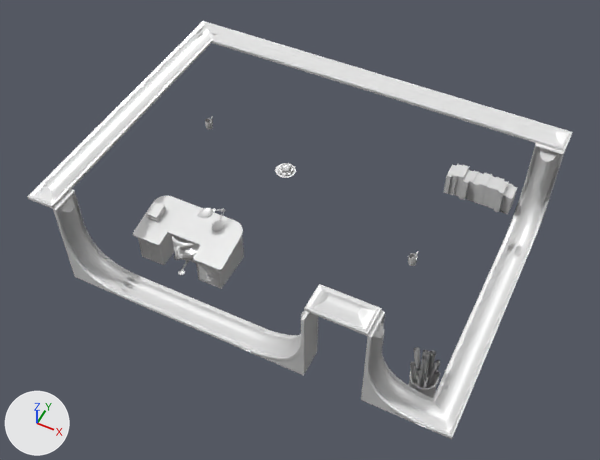
Two versions of the glTF model www/models/iso_scenes/37.glb, one commit apart.
Rendered twice from a 50 mm camera at (16.29, -22.85, 24.48) aimed at (7.51, -5.28, 2.52). Arrows for +X, +Y and +Z are at lower left; the lights stay in place. Where no turn or scale is listed for an object, it has been applied to the vertices. Vertices at the same position are counted once.

In view in the first picture: 'colored', 'textured_6d60ae53'.
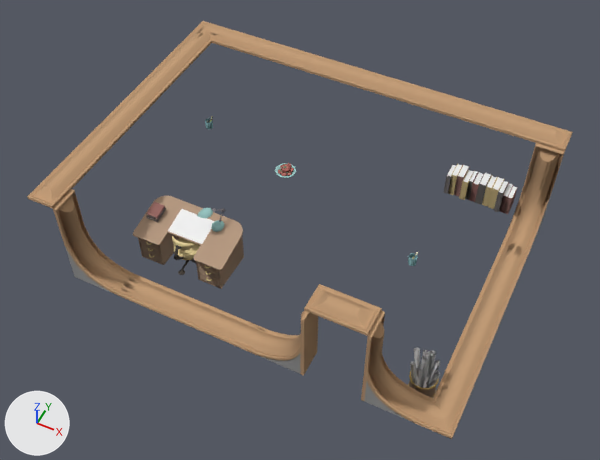
Location of each change, (x1, y1, x2, y2) in pixels of the pictures (600 x 460 px; the box of a moved part takes in the faces that stretch with it):
'colored', surface changed (white to brown)
    both: (27, 21, 573, 439)
part 1 of me_mesh_0, moved or reshaped
    before: (465, 170, 478, 200)
    after: (454, 164, 470, 196)
part 2 of me_mesh_0, moved or reshaped
    both: (448, 164, 518, 214)
part 3 of me_mesh_0, moved or reshaped
    both: (147, 202, 215, 244)
part 4 of me_mesh_0, recoloured (white to brown)
    both: (27, 21, 573, 439)

The change, as a diff of the scene's bpy script:
```diff
--- a/www/models/iso_scenes/37.glb.py
+++ b/www/models/iso_scenes/37.glb.py
@@ mat_material_0 @@
 n0 = _N.new('ShaderNodeBsdfPrincipled'); n0.name = 'Principled BSDF'
-n0.inputs[1].default_value = 0.5  # 'Metallic'
+n0.inputs[2].default_value = 1.0  # 'Roughness'
 n1 = _N.new('ShaderNodeOutputMaterial'); n1.name = 'Material Output'
@@ me_mesh_0 @@
 me_mesh_0.from_pydata(...)  # 27007 vertices, 55117 faces; spans x 0.0..15.0, y -10.0..1.0, z 1.0..5.3
 # used by ob_colored; location = (0.0, 0.0, 0.0)
+# me_mesh_0 part 1: the loose piece of 28 vertices spanning x 12.1..12.3, y -0.7..-0.1, z 2.0..2.9 is moved by (-0.4, 0.0, 0.0)
+# me_mesh_0 part 2: 371 of 27007 vertices moved; they spanned x 11.5..13.8, y -0.8..0.0, z 2.0..3.0 and now span x 11.5..13.8, y -0.8..0.0, z 2.0..3.0; mean shift (0.0, 0.0, 0.0); largest move (11.7, 0.0, 3.0) -> (13.4, -0.8, 2.0)
+# me_mesh_0 part 3: 45 of 27007 vertices moved; they spanned x 2.3..4.7, y -7.3..-6.4, z 2.4..2.8 and now span x 2.3..4.7, y -7.3..-6.4, z 2.4..2.8; mean shift (0.0, 0.0, 0.0); largest move (4.7, -6.4, 2.6) -> (2.3, -7.2, 2.6)
+# me_mesh_0 part 4: 54492 kept faces spanning x 0.0..15.0, y -10.0..1.0, z 1.0..5.3 get new vertex colours
 me_mesh_0.materials.append(mat_material_0)
```
